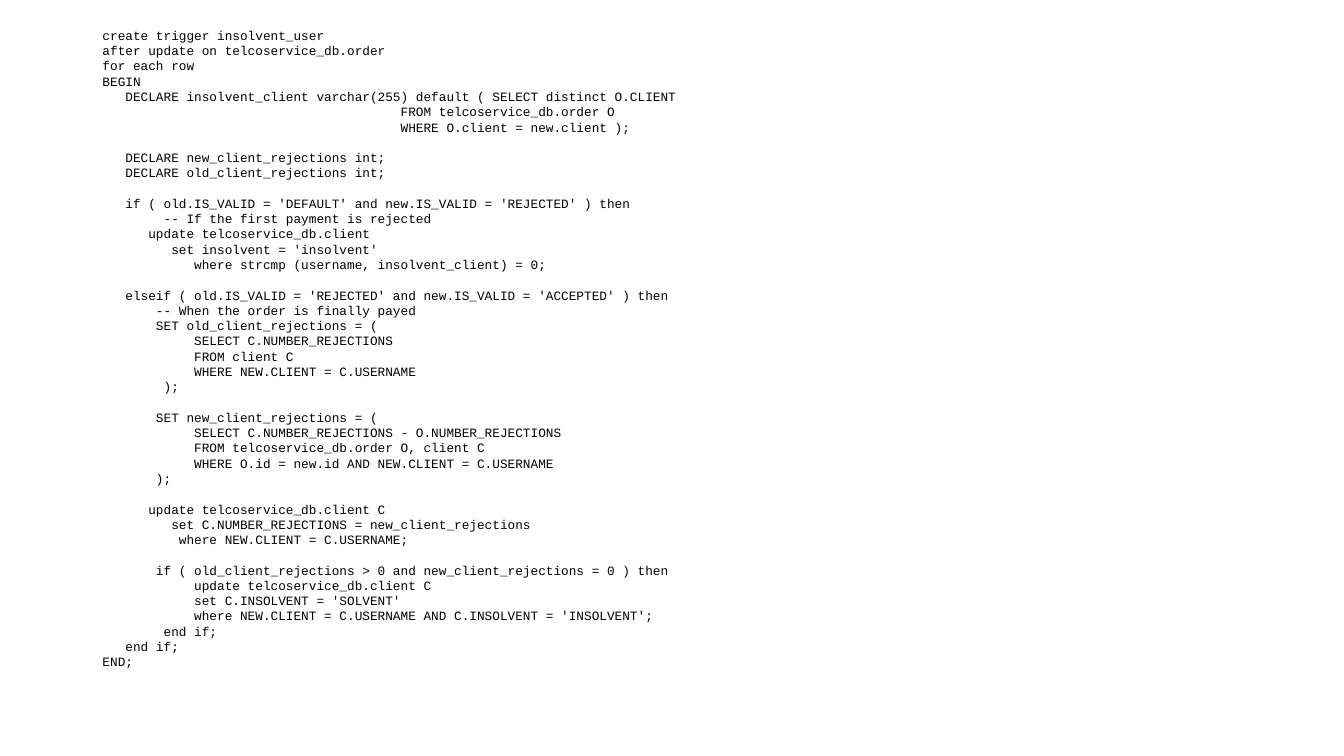
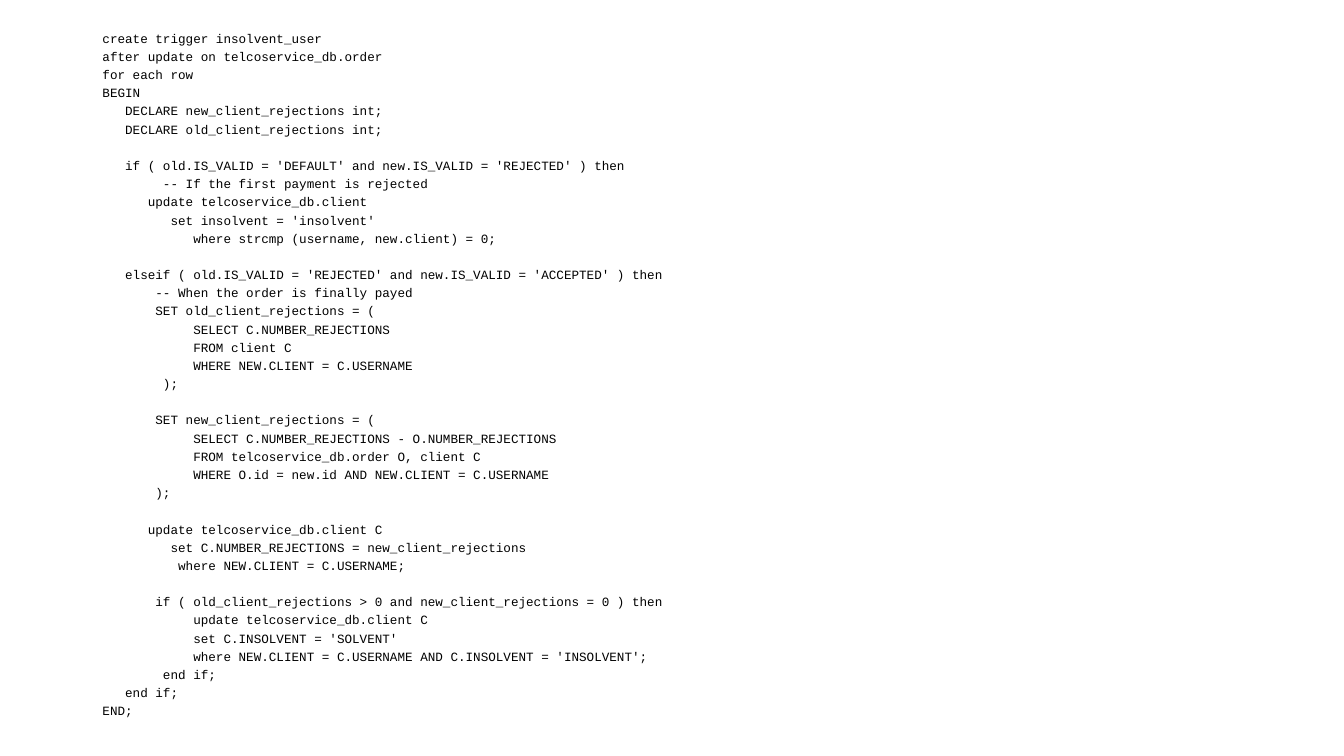
Before and after one commit to mark-2389/TelcoService_SC42, a slide deck: slide 12 of diagrams/TelcoService.pptx. Drawn at 1344x756 pixels with LibreOffice and Linux fonts; fonts in the diff are those of the drawing. Boxes give left, top, right and bottom in pixels: in the first picture for what was removed or moved away, otherwise in the second. Text is boxed around its words. In the diff, an @@ line names an element or a change of style, - is before the commit and + after.

```diff
--- a/diagrams/TelcoService.pptx
+++ b/diagrams/TelcoService.pptx
@@ text at (102, 34, 662, 718): text changed; size 9.1 to 9 pt @@
-create trigger insolvent_user
-after update on telcoservice_db.order
-for each row
-BEGIN
-DECLARE insolvent_client varchar(255) default ( SELECT distinct O.CLIENT
-FROM telcoservice_db.order O
-WHERE O.client = new.client );
-DECLARE new_client_rejections int;
-DECLARE old_client_rejections int;
-if ( old.IS_VALID = 'DEFAULT' and new.IS_VALID = 'REJECTED' ) then
--- If the first payment is rejected
-update telcoservice_db.client
-set insolvent = 'insolvent'
-where strcmp (username, insolvent_client) = 0;
-elseif ( old.IS_VALID = 'REJECTED' and new.IS_VALID = 'ACCEPTED' ) then
--- When the order is finally payed
-SET old_client_rejections = (
-SELECT C.NUMBER_REJECTIONS
-FROM client C
-WHERE NEW.CLIENT = C.USERNAME
-);
-SET new_client_rejections = (
-SELECT C.NUMBER_REJECTIONS - O.NUMBER_REJECTIONS
-FROM telcoservice_db.order O, client C
-WHERE O.id = new.id AND NEW.CLIENT = C.USERNAME
-);
-update telcoservice_db.client C
-set C.NUMBER_REJECTIONS = new_client_rejections
-where NEW.CLIENT = C.USERNAME;
-if ( old_client_rejections > 0 and new_client_rejections = 0 ) then
-update telcoservice_db.client C
-set C.INSOLVENT = 'SOLVENT'
-where NEW.CLIENT = C.USERNAME AND C.INSOLVENT = 'INSOLVENT';
-end if;
-end if;
-END;
+create trigger insolvent_user
+after update on telcoservice_db.order
+for each row
+BEGIN
+DECLARE new_client_rejections int;
+DECLARE old_client_rejections int;
+if ( old.IS_VALID = 'DEFAULT' and new.IS_VALID = 'REJECTED' ) then
+-- If the first payment is rejected
+update telcoservice_db.client
+set insolvent = 'insolvent'
+where strcmp (username, new.client) = 0;
+elseif ( old.IS_VALID = 'REJECTED' and new.IS_VALID = 'ACCEPTED' ) then
+-- When the order is finally payed
+SET old_client_rejections = (
+SELECT C.NUMBER_REJECTIONS
+FROM client C
+WHERE NEW.CLIENT = C.USERNAME
+);
+SET new_client_rejections = (
+SELECT C.NUMBER_REJECTIONS - O.NUMBER_REJECTIONS
+FROM telcoservice_db.order O, client C
+WHERE O.id = new.id AND NEW.CLIENT = C.USERNAME
+);
+update telcoservice_db.client C
+set C.NUMBER_REJECTIONS = new_client_rejections
+where NEW.CLIENT = C.USERNAME;
+if ( old_client_rejections > 0 and new_client_rejections = 0 ) then
+update telcoservice_db.client C
+set C.INSOLVENT = 'SOLVENT'
+where NEW.CLIENT = C.USERNAME AND C.INSOLVENT = 'INSOLVENT';
+end if;
+end if;
+END;
```
Also in this commit, not shown: 20 other slides changed, 43 slides added, 13 slides removed, 4 other files.
